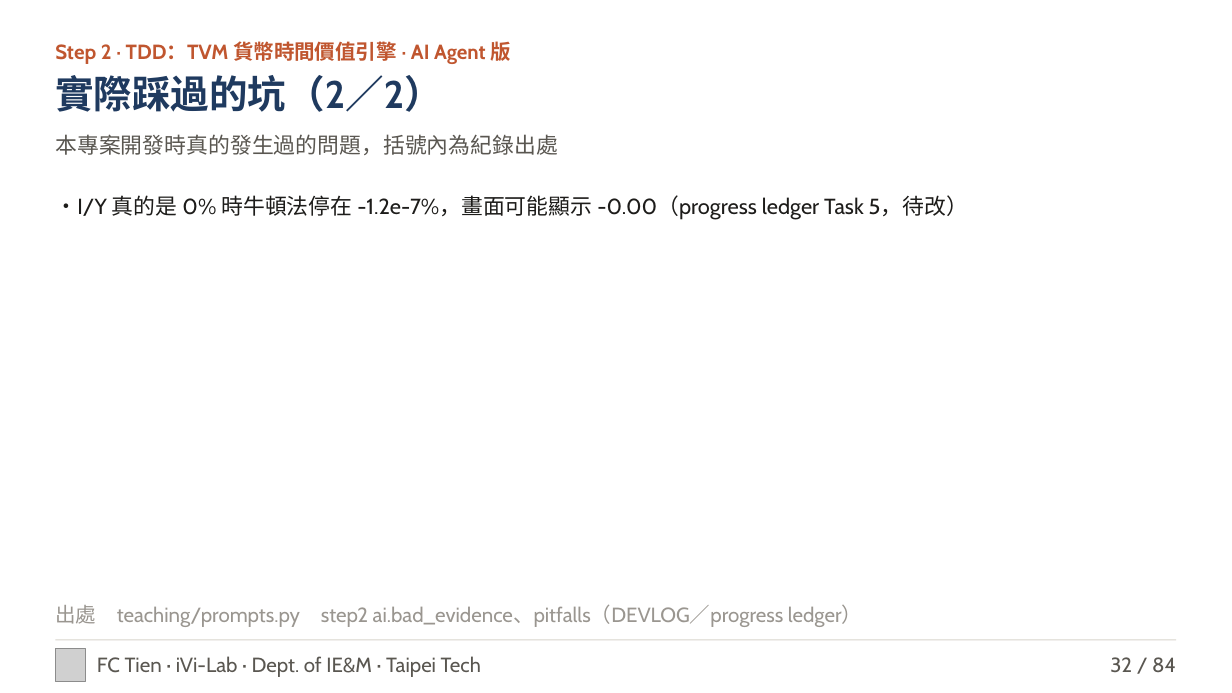
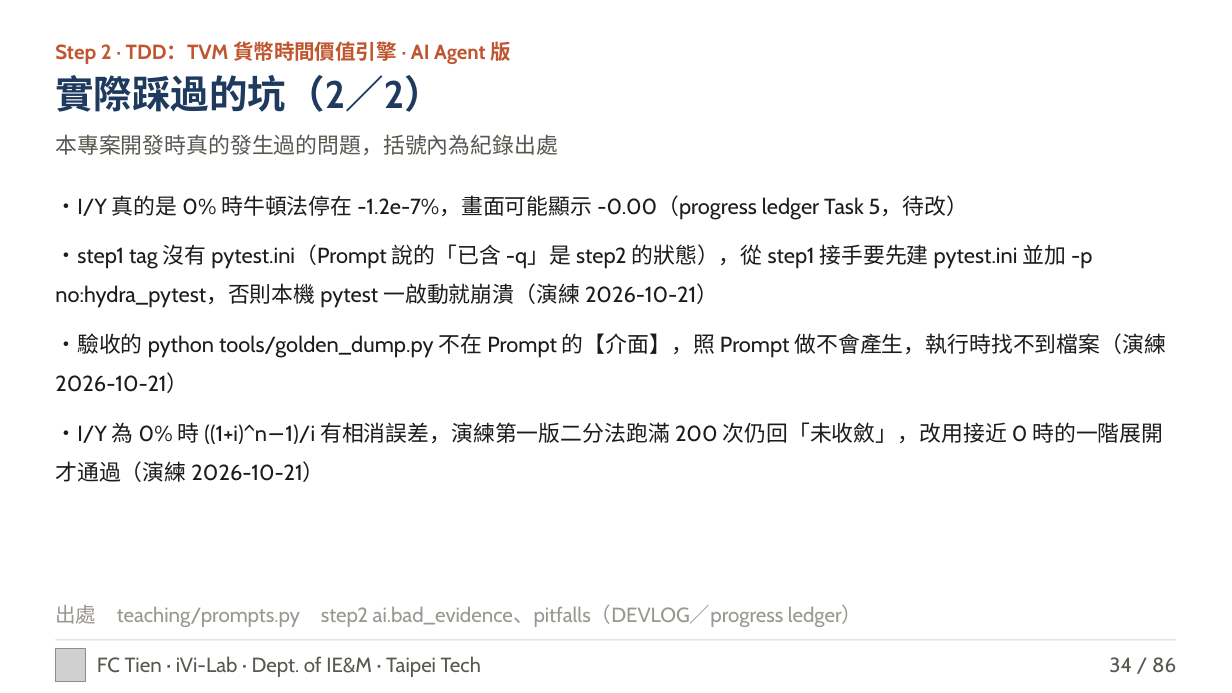
Before and after one commit to fctien/Statistics-Accouting-Calculator, a slide deck: slide 34 of teaching/out/BACalc_AI_講稿.pptx (slide 32 before the commit). Drawn at 1232x693 pixels with LibreOffice and Linux fonts; fonts in the diff are those of the drawing; grey boxes stand for pictures. Boxes give left, top, right and bottom in pixels: in the first picture for what was removed or moved away, otherwise in the second. Text is boxed around its words. In the diff, an @@ line names an element or a change of style, - is before the commit and + after.

```diff
--- a/teaching/out/BACalc_AI_講稿.pptx
+++ b/teaching/out/BACalc_AI_講稿.pptx
@@ text at box(55, 244, 1167, 482): paragraphs added @@
+・step1 tag 沒有 pytest.ini（Prompt 說的「已含 -q」是 step2 的狀態），從 step1 接手要先建 pytest.ini 並加 -p no:hydra_pytest，否則本機 pytest 一啟動就崩潰（演練 2026-10-21）
+・驗收的 python tools/golden_dump.py 不在 Prompt 的【介面】，照 Prompt 做不會產生，執行時找不到檔案（演練 2026-10-21）
+・I/Y 為 0% 時 ((1+i)^n−1)/i 有相消誤差，演練第一版二分法跑滿 200 次仍回「未收斂」，改用接近 0 時的一階展開才通過（演練 2026-10-21）
@@ text at box(1109, 657, 1176, 673): text changed @@
-32 / 84
+34 / 86
```
Also in this commit, not shown: 82 other slides changed, 2 slides added, 18 other files.
